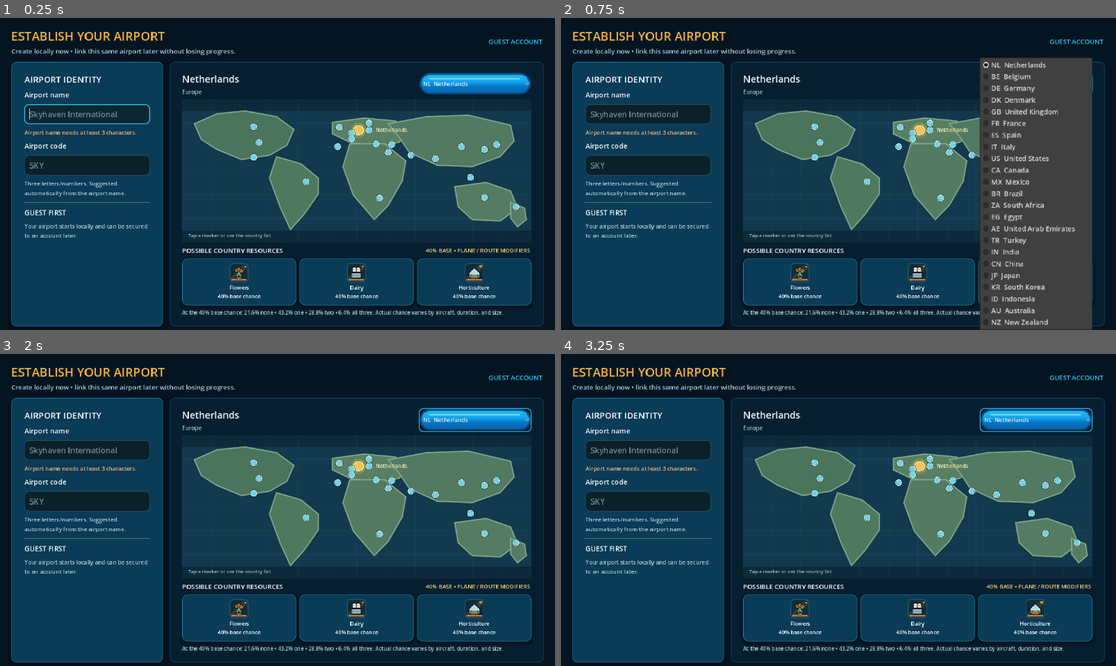
Above: before the commit, frames 1-4 (two rows, left to right).
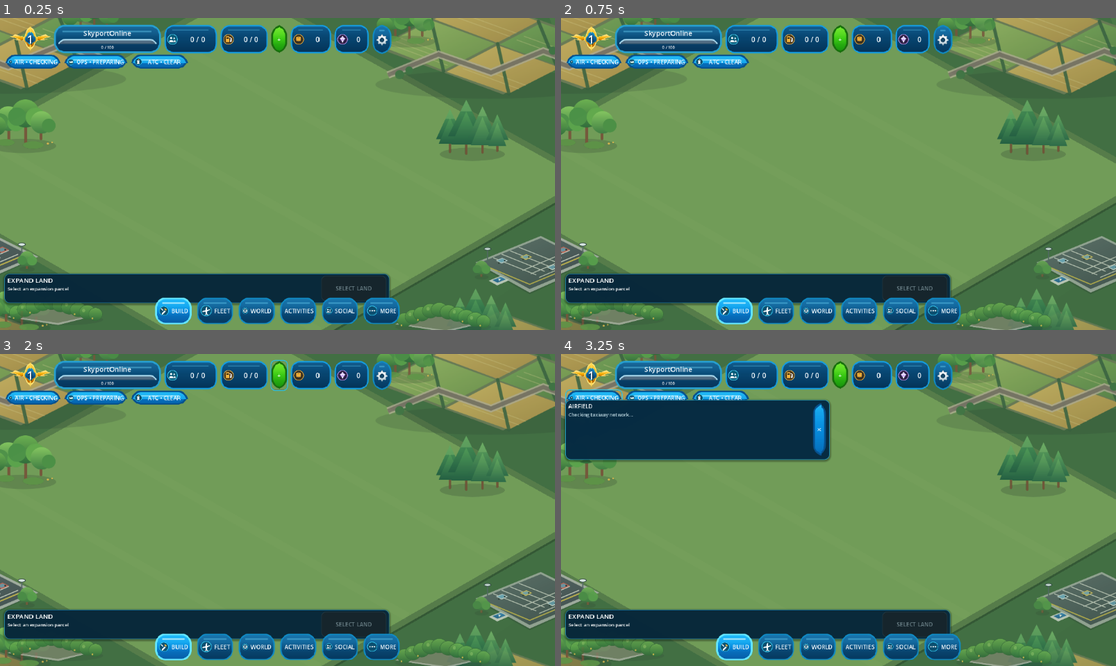
Above: after the commit, the same moments.

Repository: elroynbenjamins/SkyportOnline
Game: Godot game, scene res://src/main/Main.tscn
Same seed, same stepped clock (60 frames per second), same inputs: the game is played once before the commit and once after it.
Inputs (mouse positions are in pixels of both pictures, inside the frame that each line leads up to):
- Up to frame 1 (0.25 s): no input
- Up to frame 2 (0.75 s): click (1038, 83) at 0.5 s, where only the run before the commit has a clickable "NL Netherlands"
- Up to frame 3 (2 s): click (277, 375) at 1.25 s, where only the run after the commit has a clickable "+"
- Up to frame 4 (3.25 s): click (943, 375) at 2.02 s; click (594, 397) at 2.75 s, where only the run after the commit has a clickable "AIR • CHECKING"

The runs differ from the first frame. In frame 1, 99% of the frame differs, in the area x 0-100%, y 0-100%; in frame 2, 99%; in frame 3, 99%; in frame 4, 93%.
Error after the commit: Parse Error: Assigned value for constant "BUILDER_STARTER_PARCELS" isn't a constant expression. (res://src/world/AirportGrid.gd:26)

Commit message:
Add 16x16 builder starter and hangar taxi routing

Diff:
--- a/src/world/AirportGrid.gd
+++ b/src/world/AirportGrid.gd
@@ -23,6 +23,12 @@
 const PARCEL_SIZE := 8
 const PARCEL_COLUMNS := 3
 const PARCEL_ROWS := 3
+const BUILDER_STARTER_PARCELS := PackedStringArray([
+	"north_west",
+	"north",
+	"west",
+	"home"
+])
 
 const TERRAIN_BACKGROUND := Color("557f4b")
 const OWNED_GRASS_VARIANTS := [
@@ -304,6 +310,81 @@
 	_rebuild_occupied_cells()
 
 
+func prepare_new_airport_builder_layout() -> Dictionary:
+	# New airports begin with a roomy 16x16 owned construction zone. The
+	# player places the runway, stands and taxiways themselves; only the
+	# landside/service core and a starter hangar are pre-positioned.
+	for parcel_id in BUILDER_STARTER_PARCELS:
+		if parcels.has(parcel_id):
+			parcels[parcel_id]["owned"] = true
+
+	placed_buildings.clear()
+	stored_buildings.clear()
+	next_building_uid = 1
+
+	_place_building_internal("small_hangar", Vector2i(1, 8), 0)
+	_place_building_internal("basic_fuel", Vector2i(5, 8), 0)
+	_place_building_internal("travel_office", Vector2i(5, 11), 0)
+	_place_building_internal("small_terminal", Vector2i(9, 13), 0)
+	_place_building_internal("ground_ops_depot", Vector2i(12, 13), 0)
+
+	# A starter service-road spine gives fuel/ops vehicles a sensible base;
+	# the player extends it toward whichever stands they choose to build.
+	for cell in [
+		Vector2i(7, 8),
+		Vector2i(7, 9),
+		Vector2i(7, 10),
+		Vector2i(7, 11),
+		Vector2i(7, 12),
+		Vector2i(8, 12),
+		Vector2i(9, 12),
+		Vector2i(10, 12),
+		Vector2i(11, 12),
+		Vector2i(12, 12)
+	]:
+		_place_building_internal("service_road", cell, 0)
+
+	selected_id = ""
+	_rebuild_occupied_cells()
+	_recalculate_airside_network()
+	_refresh_parcel_labels()
+	_refresh_building_labels()
+	_refresh_charter_turnaround_visual()
+	queue_redraw()
+
+	return {
+		"owned_parcels": export_owned_parcels(),
+		"owned_width_tiles": PARCEL_SIZE * 2,
+		"owned_height_tiles": PARCEL_SIZE * 2,
+		"runways": int(airside_status.get("runways", 0)),
+		"stands": int(airside_status.get("stands_total", 0)),
+		"hangars": int(airside_status.get("hangars_total", 0)),
+		"next_steps": PackedStringArray([
+			"Place a Short Runway",
+			"Place a Small Stand",
+			"Connect runway, stand and hangar with Taxiways",
+			"Extend Service Roads to the stand"
+		])
+	}
+
+
+func get_builder_starter_snapshot() -> Dictionary:
+	var owned_count := 0
+	for parcel_id in BUILDER_STARTER_PARCELS:
+		if (
+			parcels.has(parcel_id)
+			and bool(parcels[parcel_id].get("owned", false))
+		):
+			owned_count += 1
+	return {
+		"starter_parcels_owned": owned_count,
+		"starter_parcels_total": BUILDER_STARTER_PARCELS.size(),
+		"owned_width_tiles": PARCEL_SIZE * 2,
+		"owned_height_tiles": PARCEL_SIZE * 2,
+		"airside": get_airside_status()
+	}
+
+
 func _add_parcel(id: String, px: int, py: int, level: int, cost: int, owned: bool) -> void:
 	parcels[id] = {
 		"id": id,
@@ -8202,6 +8283,148 @@
 	return compatible[0].duplicate(true)
 
 
+func get_connected_hangars(
+	aircraft_size: String = "S"
+) -> Array[Dictionary]:
+	var result: Array[Dictionary] = []
+	var connected: Array = airside_status.get("connected_uids", [])
+	for building in placed_buildings:
+		var definition := BuildingCatalog.get_definition(
+			String(building.get("definition_id", ""))
+		)
+		if (
+			definition.is_empty()
+			or not String(
+				definition.get("id", "")
+			).contains("hangar")
+			or not _definition_supports_size(
+				definition,
+				aircraft_size
+			)
+		):
+			continue
+		if connected.has(int(building.get("uid", -1))):
+			result.append(building.duplicate(true))
+	return result
+
+
+func get_hangar_to_stand_routes(
+	stand_uid: int,
+	aircraft_size: String = "S"
+) -> Array[Dictionary]:
+	var result: Array[Dictionary] = []
+	var stand := _building_by_uid(stand_uid)
+	if stand.is_empty():
+		return result
+	var stand_definition := BuildingCatalog.get_definition(
+		String(stand.get("definition_id", ""))
+	)
+	if (
+		stand_definition.is_empty()
+		or not String(
+			stand_definition.get("id", "")
+		).contains("stand")
+	):
+		return result
+
+	var reachable_keys: Array = airside_status.get(
+		"reachable_taxiway_cells",
+		[]
+	)
+	var reachable: Dictionary = {}
+	for key_variant in reachable_keys:
+		var key := String(key_variant)
+		var parts := key.split(":")
+		if parts.size() != 2:
+			continue
+		reachable[key] = Vector2i(
+			int(parts[0]),
+			int(parts[1])
+		)
+
+	if reachable.is_empty():
+		return result
+
+	var stand_fp := _footprint_for(
+		stand_definition,
+		int(stand.get("rotation", 0))
+	)
+	var stand_cells := _cells_for(
+		stand.get("origin", Vector2i.ZERO),
+		stand_fp
+	)
+	var goals := _adjacent_cells_in_set(
+		stand_cells,
+		reachable
+	)
+	if goals.is_empty():
+		return result
+
+	for hangar in get_connected_hangars(aircraft_size):
+		var hangar_definition := BuildingCatalog.get_definition(
+			String(hangar.get("definition_id", ""))
+		)
+		if hangar_definition.is_empty():
+			continue
+		var hangar_fp := _footprint_for(
+			hangar_definition,
+			int(hangar.get("rotation", 0))
+		)
+		var starts := _adjacent_cells_in_set(
+			_cells_for(
+				hangar.get("origin", Vector2i.ZERO),
+				hangar_fp
+			),
+			reachable
+		)
+		if starts.is_empty():
+			continue
+		var taxi_path := _road_path_between(
+			starts,
+			goals,
+			reachable
+		)
+		if taxi_path.is_empty():
+			continue
+
+		var points := PackedVector2Array()
+		points.append(
+			_footprint_center_world(
+				hangar.get("origin", Vector2i.ZERO),
+				hangar_fp
+			)
+		)
+		var distance := 0.0
+		var previous := points[0]
+		for cell in taxi_path:
+			var point := tile_to_world(
+				Vector2(cell.x, cell.y)
+			)
+			points.append(point)
+			distance += previous.distance_to(point)
+			previous = point
+		var stand_position := _footprint_center_world(
+			stand.get("origin", Vector2i.ZERO),
+			stand_fp
+		)
+		points.append(stand_position)
+		distance += previous.distance_to(stand_position)
+		result.append({
+			"hangar_uid": int(hangar.get("uid", -1)),
+			"stand_uid": stand_uid,
+			"taxi_distance": distance,
+			"route": points
+		})
+
+	result.sort_custom(
+		func(a: Dictionary, b: Dictionary) -> bool:
+			return float(a.get("taxi_distance", 0.0)) < float(
+				b.get("taxi_distance", 0.0)
+			)
+	)
+	return result
+
+
 func get_service_route(station_uid: int, stand_uid: int) -> PackedVector2Array:
 	var station := _building_by_uid(station_uid)
 	var stand := _building_by_uid(stand_uid)
